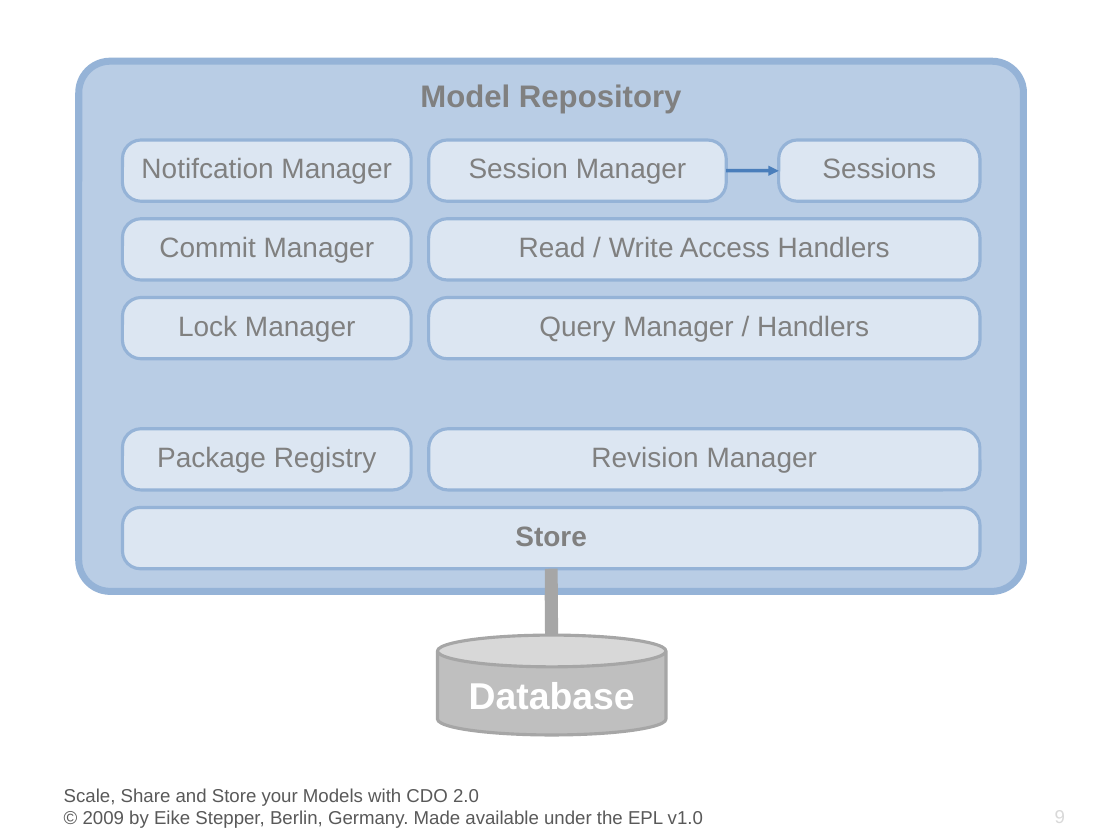
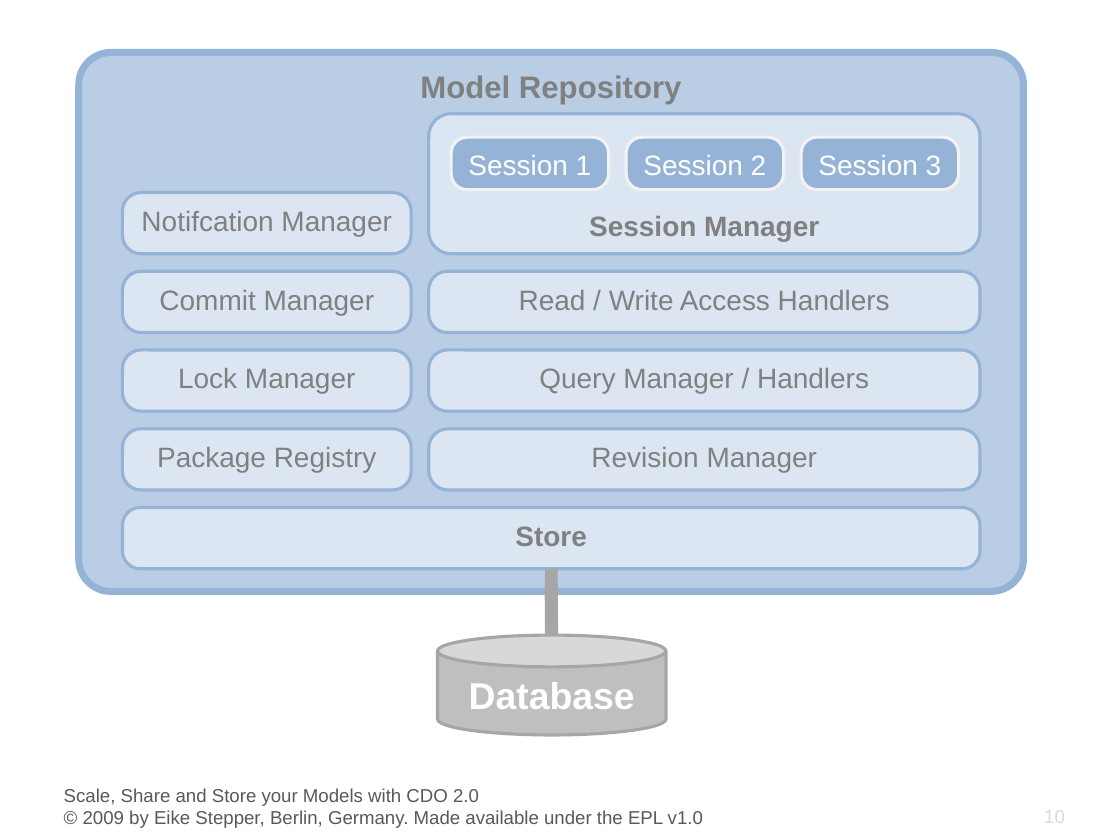
Before and after one commit to eclipse-cdo/cdo.www, a slide deck: slide 10 of documentation/presentations/EclipseCon_2009/CDO_EclipseCon_2009.pptx (slide 9 before the commit). Drawn at 1120x840 pixels with LibreOffice and Linux fonts; fonts in the diff are those of the drawing; background and template pictures are left out. Boxes give left, top, right and bottom in pixels: in the first picture for what was removed or moved away, otherwise in the second. Text is boxed around its words. In the diff, an @@ line names an element or a change of style, - is before the commit and + after.

```diff
--- a/documentation/presentations/EclipseCon_2009/CDO_EclipseCon_2009.pptx
+++ b/documentation/presentations/EclipseCon_2009/CDO_EclipseCon_2009.pptx
@@ rounded rectangle "Model Repository": place and size @@
-rounded rectangle "Model Repository" at (78,62,1023,591)
+rounded rectangle "Model Repository" at (78,53,1023,591)
@@ rounded rectangle "Session Manager": place and size @@
-rounded rectangle "Session Manager" at (429,140,727,202)
+rounded rectangle "Session Manager" at (429,114,980,254)
@@ rounded rectangle "Session Manager" at (429,114,980,254): bold on; vertical alignment top to bottom; proportions changed @@
@@ rounded rectangle added at (451,137,609,189), fill #95B3D7, outline #F2F2F2 2 pt, 18 pt, text #FFFFFF @@
+Session 1
@@ rounded rectangle added at (626,137,784,189), fill #95B3D7, outline #F2F2F2 2 pt, 18 pt, text #FFFFFF @@
+Session 2
@@ rounded rectangle removed at (778,140,980,202) @@
-Sessions
@@ rounded rectangle added at (801,137,959,189), fill #95B3D7, outline #F2F2F2 2 pt, 18 pt, text #FFFFFF @@
+Session 3
@@ arrow removed from (726, 170) to (778, 171) @@
@@ 3 rounded rectangles: place and size @@
-3 rounded rectangles at (122,140,980,280)
+3 rounded rectangles at (122,193,980,333)
@@ rounded rectangle "Lock Manager": place and size @@
-rounded rectangle "Lock Manager" at (122,298,411,360)
+rounded rectangle "Lock Manager" at (122,349,411,411)
@@ rounded rectangle "Query Manager / Handlers": place and size @@
-rounded rectangle "Query Manager / Handlers" at (429,298,980,360)
+rounded rectangle "Query Manager / Handlers" at (429,349,980,411)
@@ page number at (1044,806,1065,827): text changed @@
-9
+10
```
Also in this commit, not shown: 5 other slides changed, 5 slides added.
